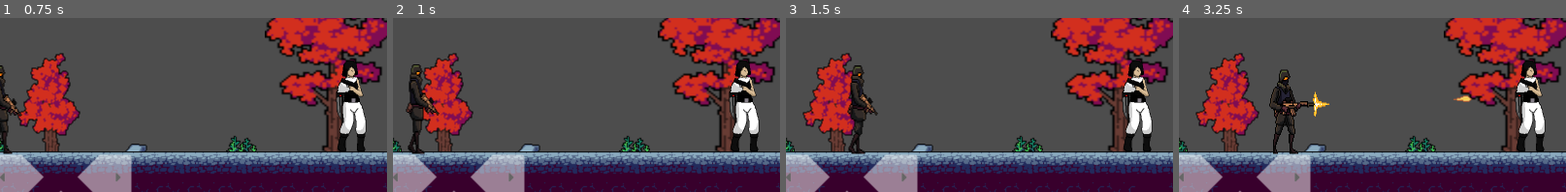
Above: before the commit, frames 1-4 (left to right).
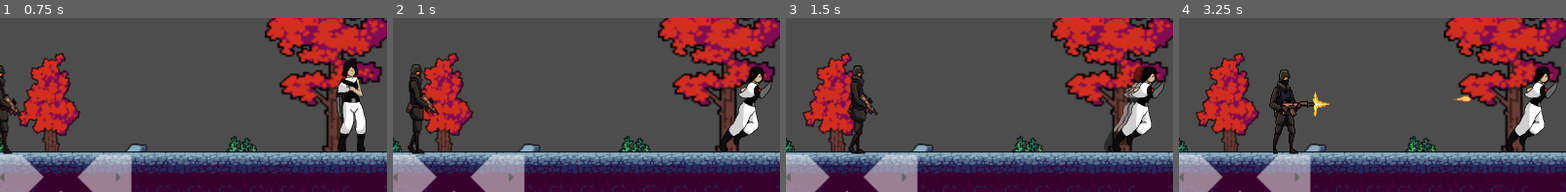
Above: after the commit, the same moments.

Repository: Corsa-Technologies/Terra1-seguro
Game: Godot game, scene res://Níveis/Nível1/Nível 1.tscn
Same seed, same stepped clock (60 frames per second), same inputs: the game is played once before the commit and once after it. This scene is started directly instead of the project's main scene.
Inputs:
- Up to frame 1 (0.75 s): tap Enter (ataque) at 0.5 s; hold Right (ui_right) from 0.53 s (still down); tap Tab (cura) at 0.6 s
- Up to frame 2 (1 s): keep holding Right (ui_right); tap Up (ui_up) at 0.77 s; tap Delete (dash) at 0.8 s
- Up to frame 3 (1.5 s): keep holding Right (ui_right); tap Delete (dash) at 1.35 s
- Up to frame 4 (3.25 s): tap Up (ui_up) at 1.52, 3.02 s; tap Backspace (tiro) at 1.55 s; release Right (ui_right) at 2.03 s; hold Left (ui_left) 2.03-2.78 s; hold Backspace (tiro) 2.03-2.78 s; tap Tab (cura) at 2.3 s; hold Right (ui_right) from 2.78 s (still down); tap Enter (ataque) at 2.85 s; tap Delete (dash) at 3.05 s
The pictures show only the part of the screen within x 4-54%, y 34-84%; the shares and areas given below are measured in that part.

Frame 1 is identical in both runs. In frame 2, 3.0% of the frame differs, in the area x 84-98%, y 24-77%; in frame 3, 3.5%, in the area x 82-98%, y 24-77%; in frame 4, 3.0%.

Commit message:
placeholder do dash finalizado

Diff:
--- a/Player/Scripts/movimento.gd
+++ b/Player/Scripts/movimento.gd
@@ -7,6 +7,9 @@
 var is_attacking = false # Variável para controlar se o personagem está atacando
 var is_healing = false # Variável para controlar se o personagem está curando
 var heal_count: int = 5 # Número de curas disponíveis
+var is_dashing: bool = false
+var dash_timer: float = 0.0
+var current_speed: float = SPEED
 
 @onready var coyote_timer = $CoyoteTimer as Timer
 @onready var animated_sprite = $AnimatedSprite2D # Referência ao AnimatedSprite2D
@@ -18,6 +21,8 @@
 @export var buffer_time: float = 0.15
 @export var coyote_time: float = 0.1
 @export var projectile_scene: PackedScene # A cena do projétil que será instanciada
+@export var dash_speed_multiplier: float = 2.0
+@export var dash_duration: float = 0.2
 
 func update_heal_display():
 	if heal_count_label: # Verifica se a referência não é null
@@ -39,7 +44,6 @@
 	heal_timer.wait_time = 1.0
 	heal_timer.one_shot = true
 	heal_timer.connect("timeout", Callable(self, "_on_heal_animation_finished"))
-
 
 # Função para receber dano
 func take_damage(amount: int):
@@ -64,7 +68,6 @@
 		animated_sprite.play("cura") # Toca a animação de cura
 		heal_timer.start() # Começa o temporizador para finalizar a animação
 
-
 # Função chamada quando a animação de cura termina
 func _on_heal_animation_finished():
 	is_healing = false
@@ -75,6 +78,16 @@
 	velocity.y = JUMP_VELOCITY
 
 func _physics_process(delta):
+	# Adiciona o dash
+	if Input.is_action_just_pressed("dash") and not is_dashing:
+		start_dash()
+
+	if is_dashing:
+		animated_sprite.play('dash')
+		dash_timer -= delta
+		if dash_timer <= 0.0:
+			end_dash()
+
 	# Adiciona a gravidade
 	if not is_on_floor():
 		velocity += get_gravity() * delta
@@ -119,12 +132,12 @@
 		if not is_shooting and not is_attacking:
 			var direction := Input.get_axis("ui_left", "ui_right")
 			if direction != 0:
-				velocity.x = direction * SPEED
+				velocity.x = direction * current_speed  # Usa current_speed para considerar o dash
 				if is_on_floor():
 					animated_sprite.play("run") # Troca para animação de corrida se estiver no chão e se movendo
 				animated_sprite.flip_h = direction < 0 # Inverte o sprite se estiver movendo para a esquerda
 			else:
-				velocity.x = move_toward(velocity.x, 0, SPEED)
+				velocity.x = move_toward(velocity.x, 0, current_speed)  # Usa current_speed para parar o dash
 				if is_on_floor():
 					animated_sprite.play("idle") # Troca para animação de idle se estiver parado no chão e não curando
 
@@ -140,6 +153,17 @@
 				hitboxlamina.position.x = 10  # Ajuste a posição para a direita (valor positivo)
 
 	move_and_slide()
+
+# Função que inicia o dash
+func start_dash() -> void:
+	is_dashing = true
+	dash_timer = dash_duration
+	current_speed = SPEED * dash_speed_multiplier
+
+# Função que termina o dash
+func end_dash() -> void:
+	is_dashing = false
+	current_speed = SPEED
 
 # Função que lida com inputs de tiro e ataque
 func _input(event: InputEvent):
@@ -174,36 +198,18 @@
 	animated_sprite.disconnect("animation_finished", Callable(self, "_on_attack_animation_finished"))
 
 # Função para disparar o projétil
+# Função para disparar o projétil
 func shoot_projectile():
-	# Verifica se a cena do projétil foi atribuída
-	if projectile_scene == null:
-		return
-
-	# Instancia a cena do projétil
-	var projectile = projectile_scene.instantiate() as CharacterBody2D
-
-	# Define a posição inicial do projétil um pouco à frente do jogador
-	if animated_sprite.flip_h:
-		projectile.global_position = global_position + Vector2(-10, 0)  # Dispara para a esquerda
-		projectile.direction = Vector2.LEFT  # Define a direção para a esquerda
-	else:
-		projectile.global_position = global_position + Vector2(10, 0)  # Dispara para a direita
-		projectile.direction = Vector2.RIGHT  # Define a direção para a direita
-
-	# Adiciona o projétil à cena
-	get_parent().add_child(projectile)
-
-# Função de morte
+	# Verifica se a cena do projétil foi definida
+	if projectile_scene:
+		var projectile = projectile_scene.instantiate()
+		get_parent().add_child(projectile)
+		projectile.global_position = global_position
+
+		# Define a direção do projétil com base na direção do player
+		if animated_sprite.flip_h:
+			projectile.direction = Vector2.LEFT
+		else:
+			projectile.direction = Vector2.RIGHT
 func die():
-	get_tree().reload_current_scene() # Recarrega a cena atual
-
-# Função para quando o tempo do coyote timer acaba
-func _on_coyote_timer_timeout() -> void:
-	canjump = false
-
-# Função de colisão
-func _on_hitboxlamina_body_entered(body: CharacterBody2D) -> void:
-	if body is CharacterBody2D:
-		var hurtbox = body.get_node("hurtbox")
-		if hurtbox:
-			hurtbox.get_parent().take_damage(50)
+	get_tree().reload_current_scene()
--- a/Player/playercena.tscn
+++ b/Player/playercena.tscn
@@ -1,8 +1,7 @@
-[gd_scene load_steps=30 format=3 uid="uid://c2b5a8wa3xoja"]
+[gd_scene load_steps=31 format=3 uid="uid://c2b5a8wa3xoja"]
 
 [ext_resource type="Script" path="res://Player/Scripts/movimento.gd" id="1_kiena"]
 [ext_resource type="Texture2D" uid="uid://3l7d1xkbaat7" path="res://Player/Aya Completo.png" id="2_2ortg"]
-[ext_resource type="PackedScene" uid="uid://ixhsleocjpvi" path="res://Player/projetilaya.tscn" id="2_4mpr4"]
 [ext_resource type="PackedScene" uid="uid://6r0hwy3ijx5f" path="res://GUI/Controles/controlecanvas.tscn" id="2_21c6s"]
 [ext_resource type="Texture2D" uid="uid://bfrp2uancgku5" path="res://Player/sprites2.png" id="3_rnmfg"]
 
@@ -26,6 +25,14 @@
 atlas = ExtResource("2_2ortg")
 region = Rect2(0, 1000, 100, 200)
 
+[sub_resource type="AtlasTexture" id="AtlasTexture_sf70b"]
+atlas = ExtResource("3_rnmfg")
+region = Rect2(150, 400, 150, 200)
+
+[sub_resource type="AtlasTexture" id="AtlasTexture_s7o50"]
+atlas = ExtResource("3_rnmfg")
+region = Rect2(0, 400, 150, 200)
+
 [sub_resource type="AtlasTexture" id="AtlasTexture_x0oax"]
 atlas = ExtResource("3_rnmfg")
 region = Rect2(150, 0, 100, 200)
@@ -116,6 +123,17 @@
 "loop": false,
 "name": &"cura",
 "speed": 1.0
+}, {
+"frames": [{
+"duration": 1.0,
+"texture": SubResource("AtlasTexture_sf70b")
+}, {
+"duration": 1.0,
+"texture": SubResource("AtlasTexture_s7o50")
+}],
+"loop": true,
+"name": &"dash",
+"speed": 5.0
 }, {
 "frames": [{
 "duration": 1.0,
@@ -198,13 +216,12 @@
 z_index = 4
 position = Vector2(159, 114)
 script = ExtResource("1_kiena")
-projectile_scene = ExtResource("2_4mpr4")
 
 [node name="AnimatedSprite2D" type="AnimatedSprite2D" parent="."]
 position = Vector2(3, 8)
 scale = Vector2(0.5, 0.485)
 sprite_frames = SubResource("SpriteFrames_g48ma")
-animation = &"cura"
+animation = &"dash"
 
 [node name="CoyoteTimer" type="Timer" parent="."]
 wait_time = 0.15
